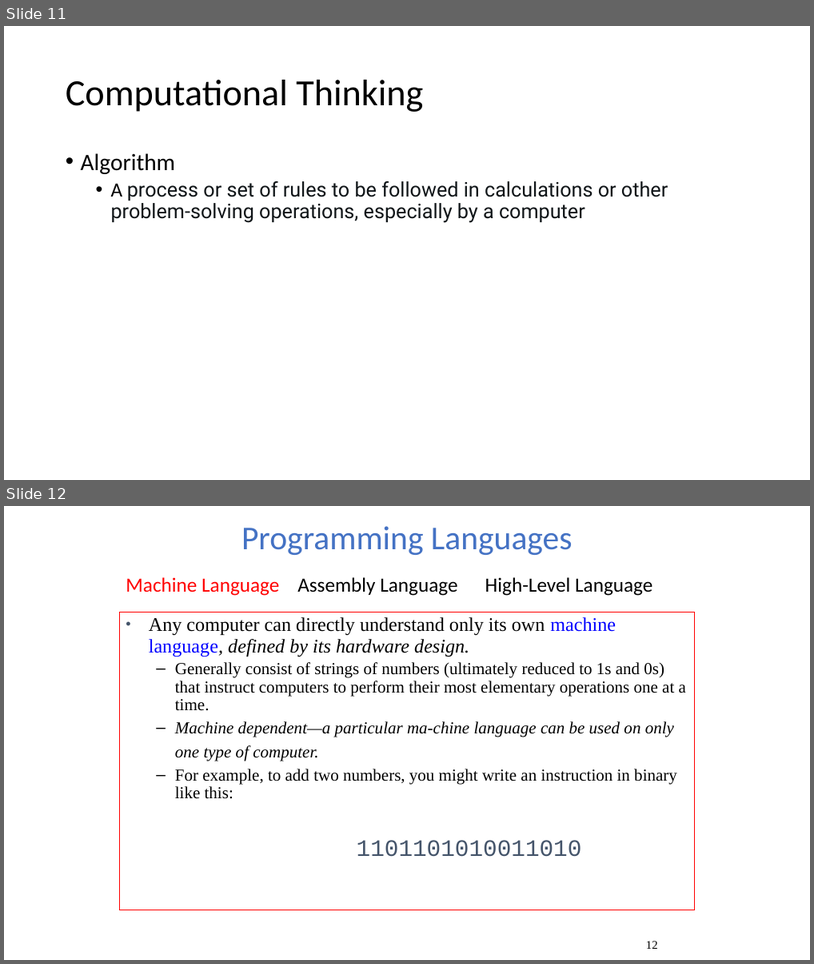
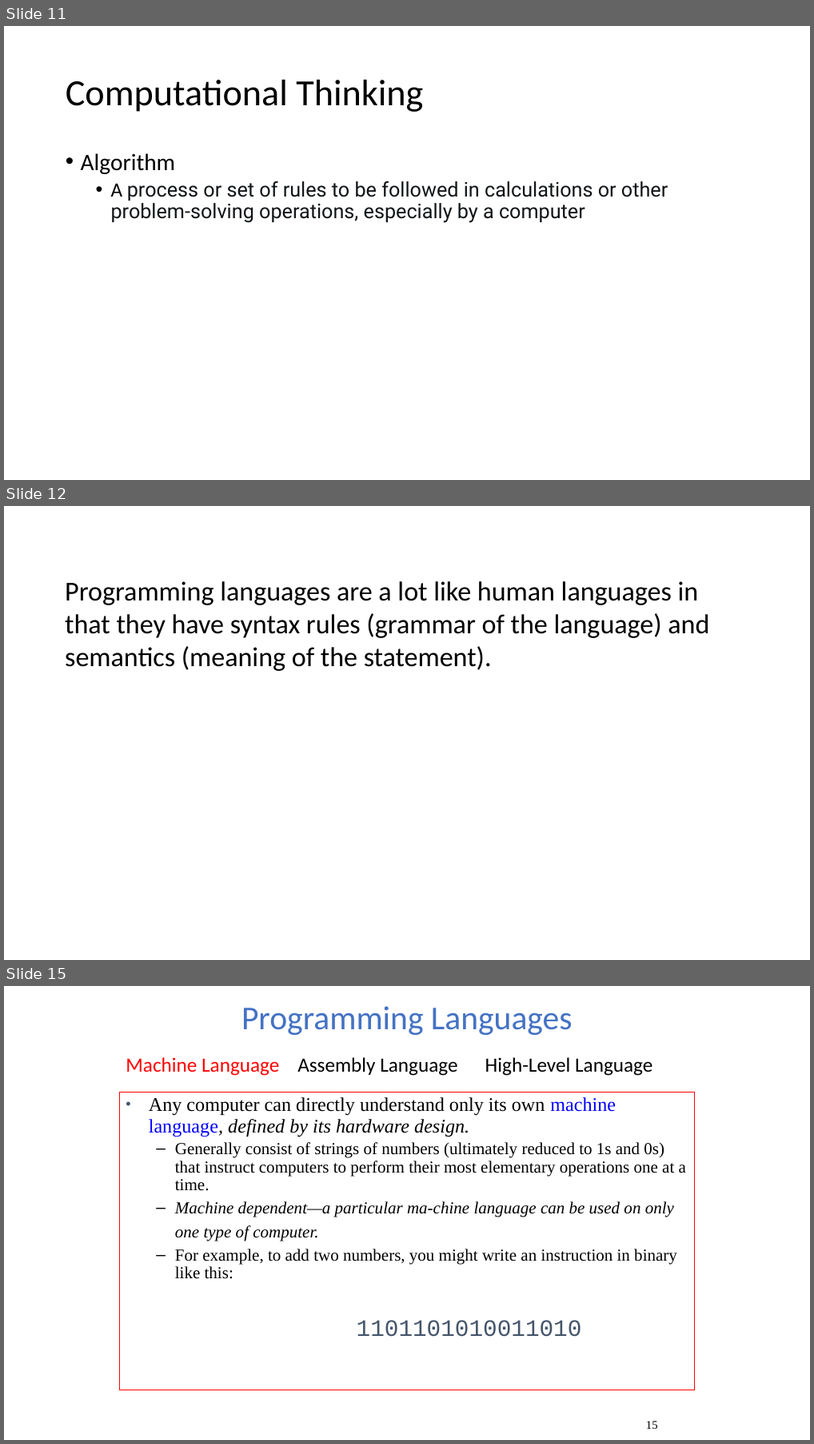
Before and after one commit to bzartoshty/bzartoshty.github.io, a slide deck: COMP110/Lectures/Chapter1/Chapter01.pptx. Shown one above the other, each under a label of ours: slides 11 and 12 before the commit, slides 11, 12 and 15 after it; the slides between them are not shown. The pictures are 814x964 and 814x1444 pixels, drawn with LibreOffice and Linux fonts; fonts in the diff are those of the drawing. Boxes give left, top, right and bottom in pixels: in the first picture for what was removed or moved away, otherwise in the second. Text is boxed around its words. In the diff, an @@ line names an element or a change of style, - is before the commit and + after.

```diff
--- a/COMP110/Lectures/Chapter1/Chapter01.pptx
+++ b/COMP110/Lectures/Chapter1/Chapter01.pptx
@@ slide 12 added at (4,506,810,960), background #FFFFFF @@
@@ title added at (65,581,710,671), 32.5 pt, text #000000 @@
+Programming languages are a lot like human languages in that they have syntax rules (grammar of the language) and semantics (meaning of the statement).
@@ what was slide 12 is now slide 15 @@
@@ page number at (646,1420,658,1428): text changed @@
-12
+15
```
Also in this commit, not shown: 3 other slides added, 1 other file.
